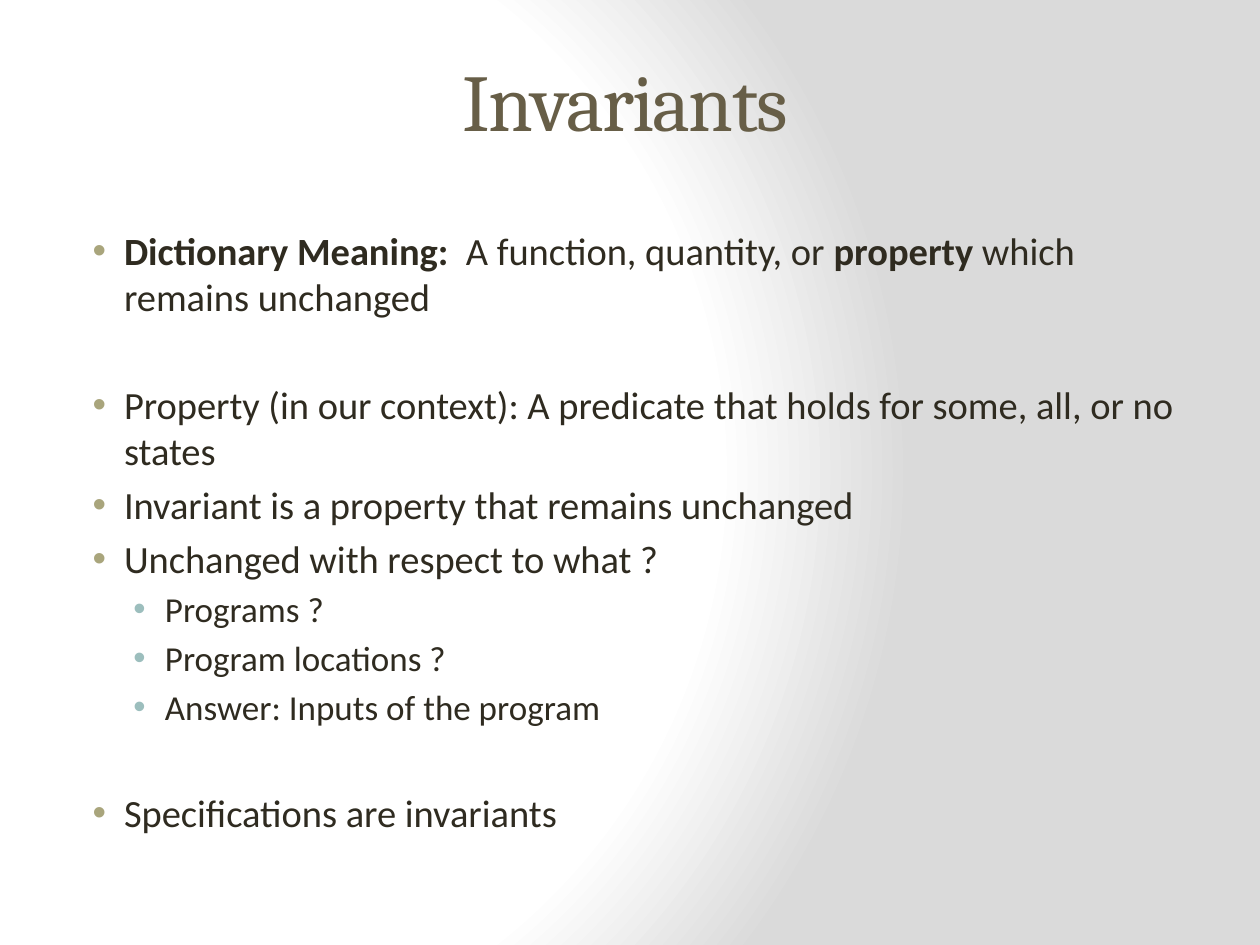
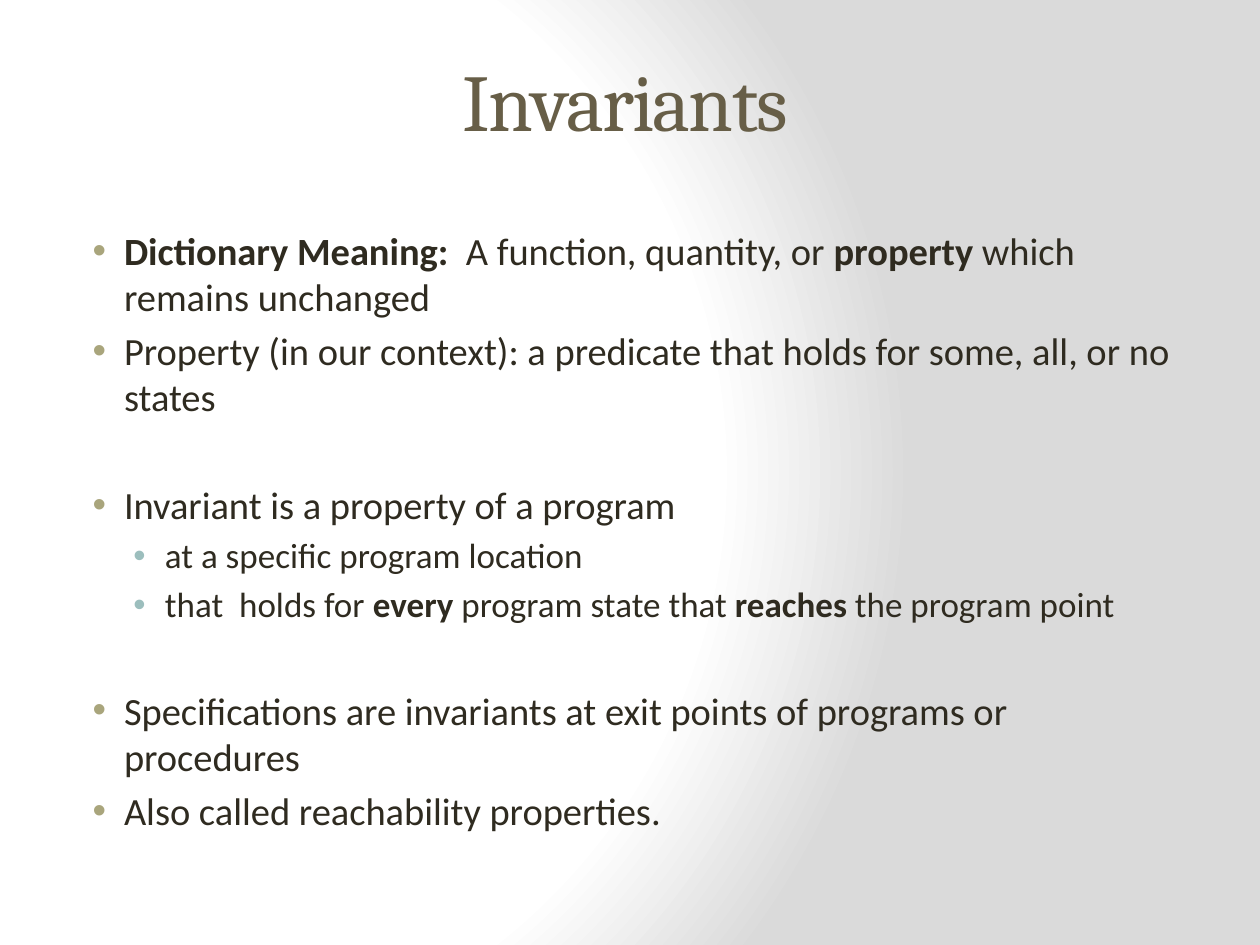
Before and after one commit to epfl-lara/leon, a slide deck: slide 2 of slides/SAV-lecture.pptx. Drawn at 1260x945 pixels with LibreOffice and Linux fonts; fonts in the diff are those of the drawing. Boxes give left, top, right and bottom in pixels: in the first picture for what was removed or moved away, otherwise in the second. Text is boxed around its words. In the diff, an @@ line names an element or a change of style, - is before the commit and + after.

Commit message:
updating lecture slides

```diff
--- a/slides/SAV-lecture.pptx
+++ b/slides/SAV-lecture.pptx
@@ text at [124, 337, 1169, 832]: text changed @@
-• Property (in our context): A predicate that holds for some, all, or no states
-• Invariant is a property that remains unchanged
-• Unchanged with respect to what ?
-  • Programs ?
-  • Program locations ?
-  • Answer: Inputs of the program
-• Specifications are invariants
+• Property (in our context): a predicate that holds for some, all, or no states
+• Invariant is a property of a program
+  • at a specific program location
+  • that holds for every program state that reaches the program point
+• Specifications are invariants at exit points of programs or procedures
+• Also called reachability properties.
```
Also in this commit, not shown: 5 other files.
